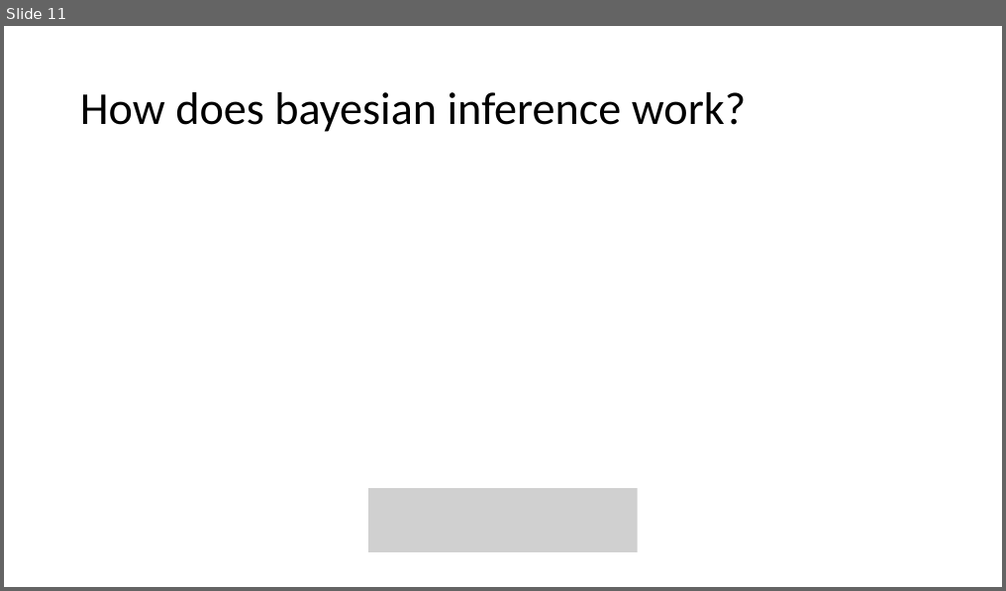
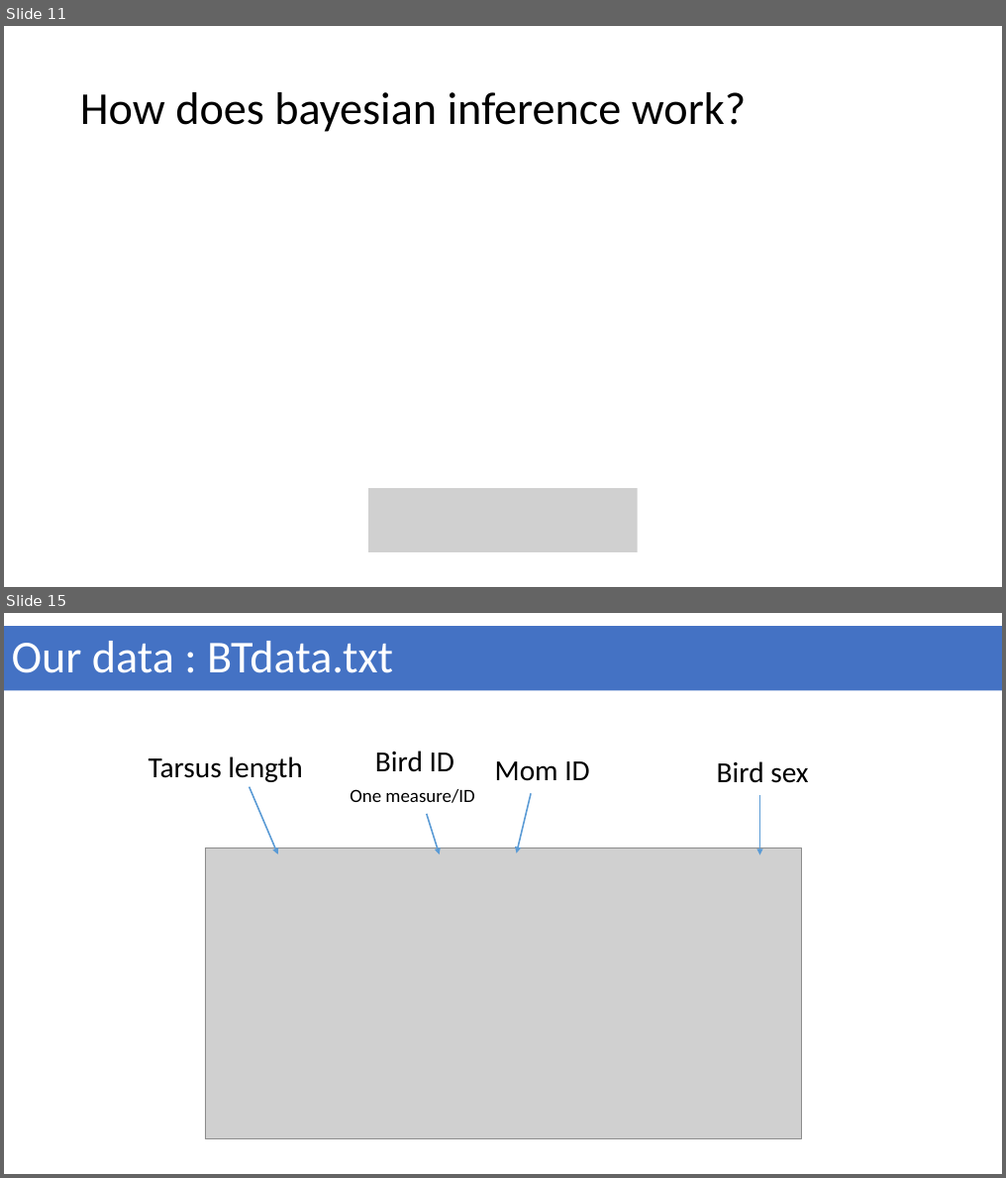
Before and after one commit to geek-lunch/workshops, a slide deck: Intro_to_bayesian/bayesian_stats_with_stan_and_brms.pptx. Shown one above the other, each under a label of ours: slide 11 before the commit, slides 11 and 15 after it; the slides between them are not shown. The pictures are 1006x591 and 1006x1178 pixels, drawn with LibreOffice and Linux fonts; fonts in the diff are those of the drawing; grey boxes stand for pictures. Boxes give left, top, right and bottom in pixels: in the first picture for what was removed or moved away, otherwise in the second. Text is boxed around its words. In the diff, an @@ line names an element or a change of style, - is before the commit and + after.

```diff
--- a/Intro_to_bayesian/bayesian_stats_with_stan_and_brms.pptx
+++ b/Intro_to_bayesian/bayesian_stats_with_stan_and_brms.pptx
@@ slide 15 added at bbox=[4, 613, 1002, 1174], background #FFFFFF @@
@@ rectangle added at bbox=[4, 626, 1002, 690], fill #4472C4, 44 pt, text #FFFFFF @@
+Our data : BTdata.txt
@@ text added at bbox=[149, 757, 302, 782], 28 pt, text #000000 @@
+Tarsus length
@@ text added at bbox=[350, 751, 474, 803], 18 pt, text #000000 @@
+Bird ID
+One measure/ID
@@ arrow added from (250, 786) to (278, 855), #5B9BD5 1.5 pt @@
@@ text added at bbox=[495, 761, 589, 781], 28 pt, text #000000 @@
+Mom ID
@@ text added at bbox=[717, 761, 808, 783], 28 pt, text #000000 @@
+Bird sex
@@ arrow added from (427, 814) to (440, 855), #5B9BD5 1.5 pt @@
@@ arrow added from (531, 793) to (517, 854), #5B9BD5 1.5 pt @@
@@ arrow added from (760, 796) to (760, 856), #5B9BD5 1.5 pt @@
@@ picture added at bbox=[205, 848, 801, 1140] @@
```
Also in this commit, not shown: 9 other slides added.
